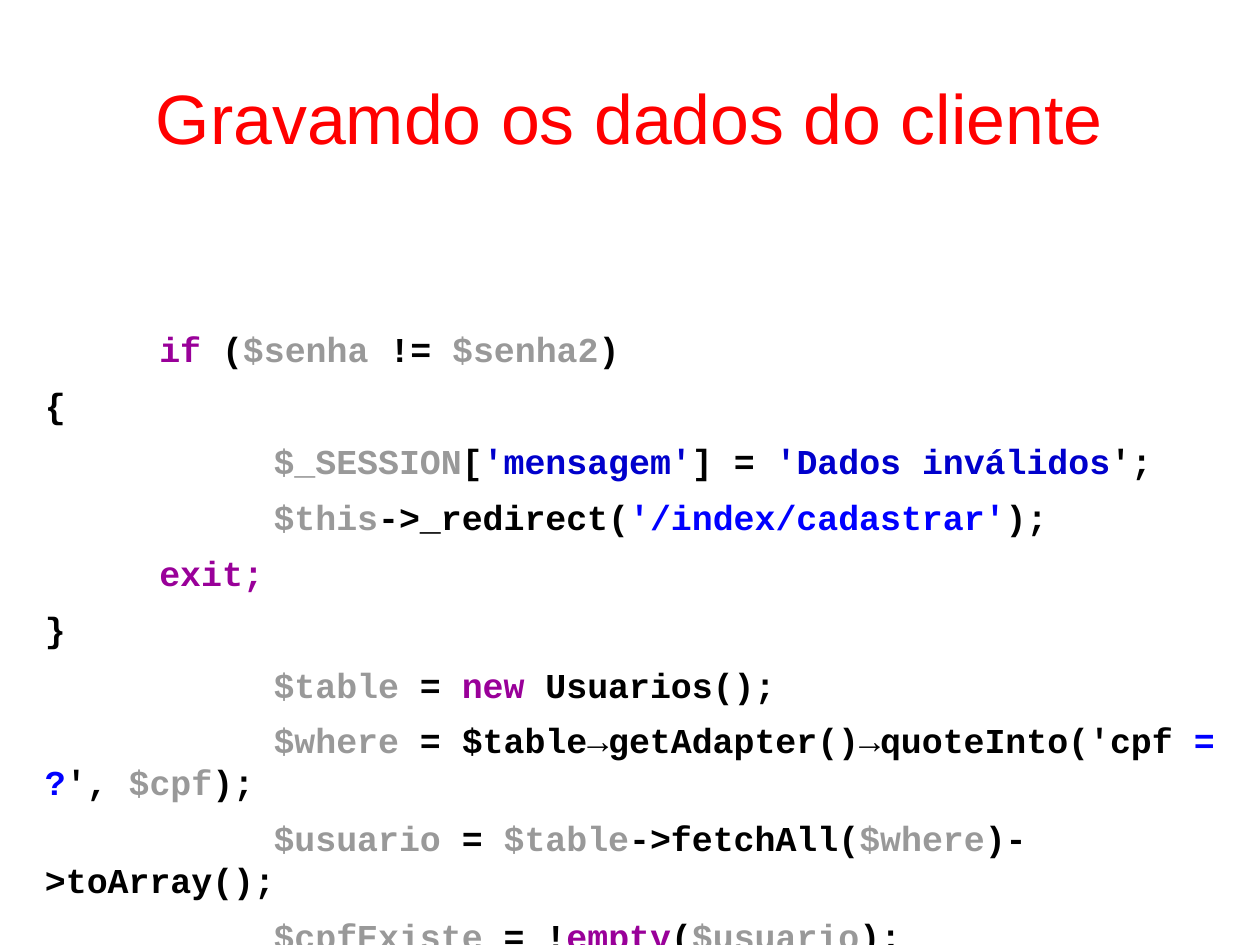
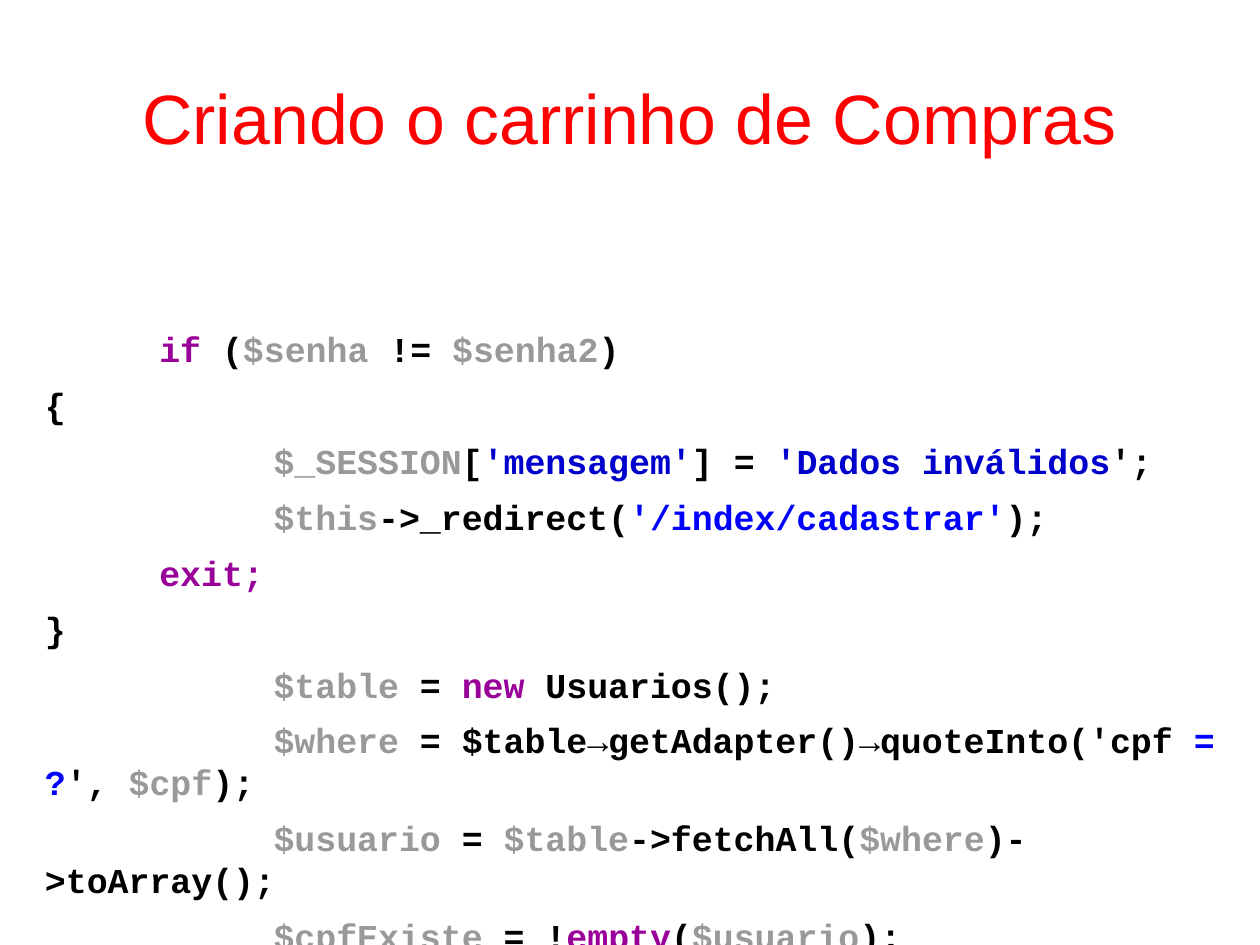
Before and after one commit to fgsl/lojasacme, a slide deck: slide 116 of docs/tutorial.odp. Drawn at 1260x945 pixels with LibreOffice and Linux fonts; fonts in the diff are those of the drawing. Boxes give left, top, right and bottom in pixels: in the first picture for what was removed or moved away, otherwise in the second. Text is boxed around its words. In the diff, an @@ line names an element or a change of style, - is before the commit and + after.

```diff
--- a/docs/tutorial.odp
+++ b/docs/tutorial.odp
@@ title at [142, 93, 1116, 157]: text changed @@
-Gravamdo os dados do cliente
+Criando o carrinho de Compras
```
Also in this commit, not shown: 62 other slides changed, 2 other files.
